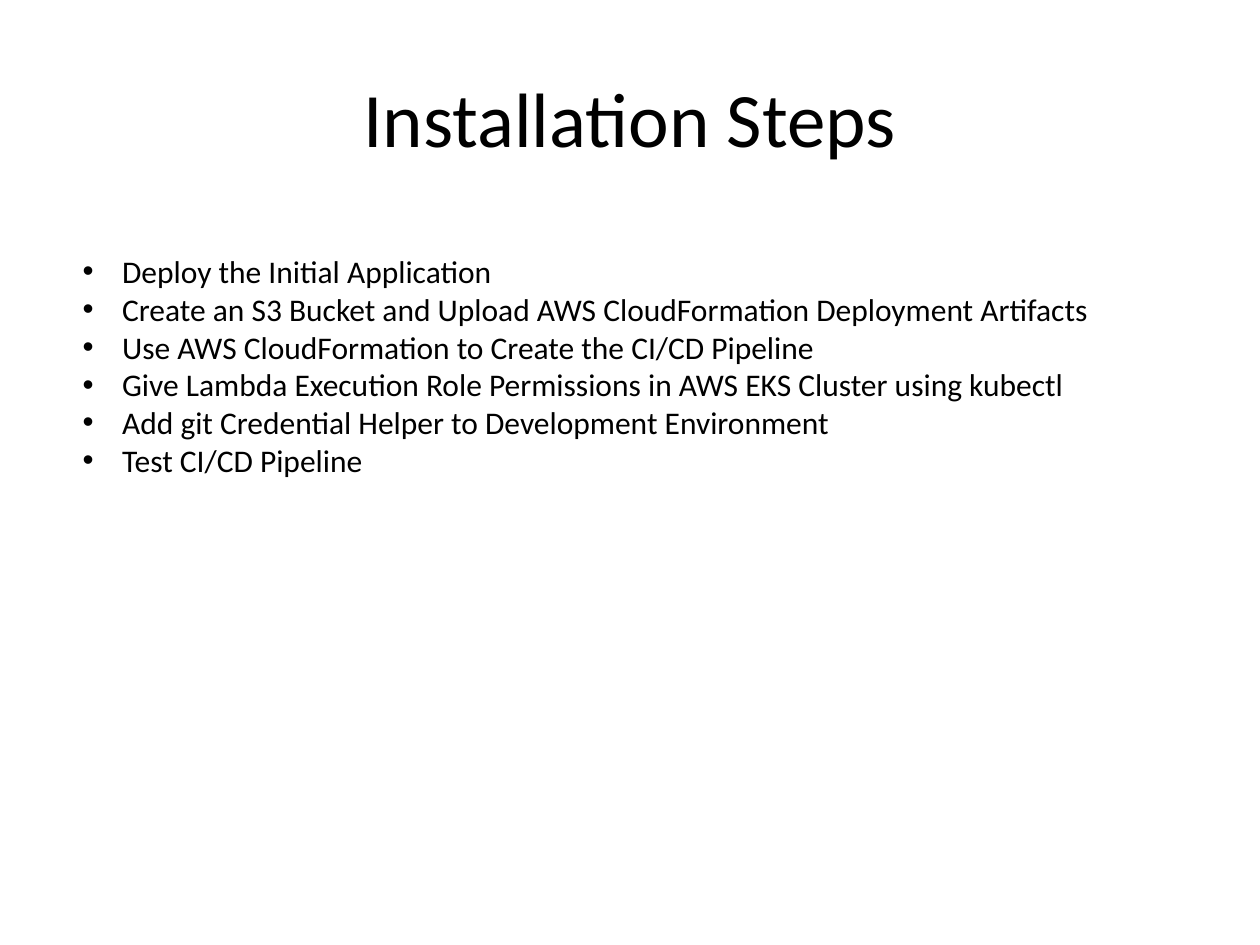
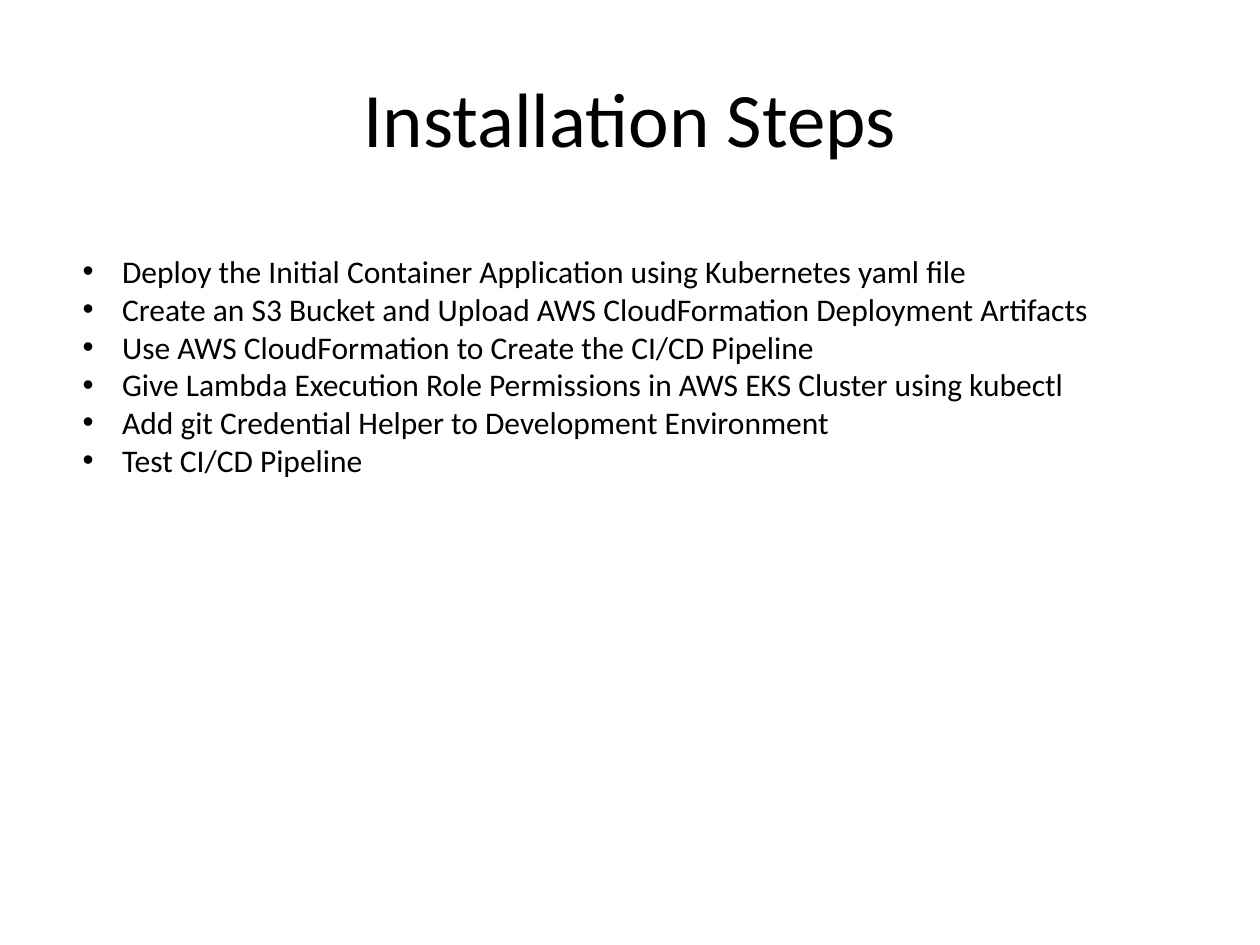
Before and after one commit to kskalvar/aws-eks-pipeline-quickstart, a slide deck: slide 9 of slides/AWS-Public-Summit-EKS-Pipeline-QuickStart.pptx. Drawn at 1260x945 pixels with LibreOffice and Linux fonts; fonts in the diff are those of the drawing; background and template pictures are left out. Boxes give left, top, right and bottom in pixels: in the first picture for what was removed or moved away, otherwise in the second. Text is boxed around its words. In the diff, an @@ line names an element or a change of style, - is before the commit and + after.

```diff
--- a/slides/AWS-Public-Summit-EKS-Pipeline-QuickStart.pptx
+++ b/slides/AWS-Public-Summit-EKS-Pipeline-QuickStart.pptx
@@ text at box(122, 261, 966, 289): text changed @@
-• Deploy the Initial Application
+• Deploy the Initial Container Application using Kubernetes yaml file
```
Also in this commit, not shown: 2 other slides changed.
